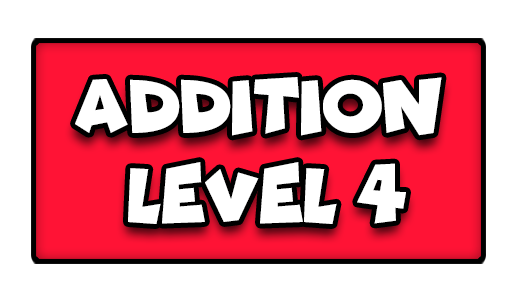
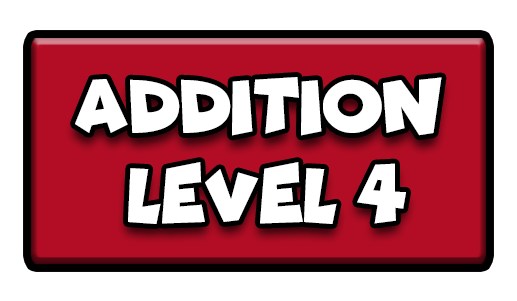
Comparing the layer stacks of the two 517x301 images. Changes:
painted on "Rounded Rectangle 1" over [31, 38, 486, 264]
